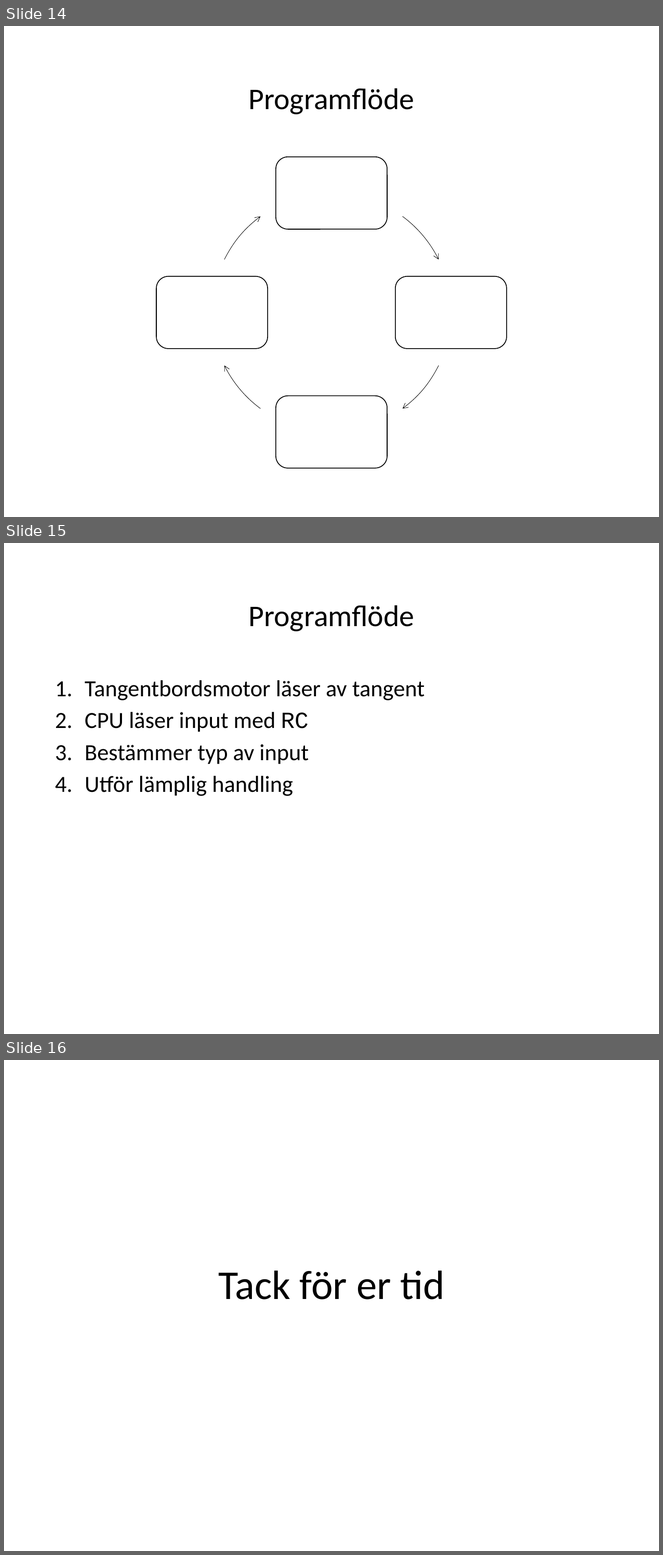
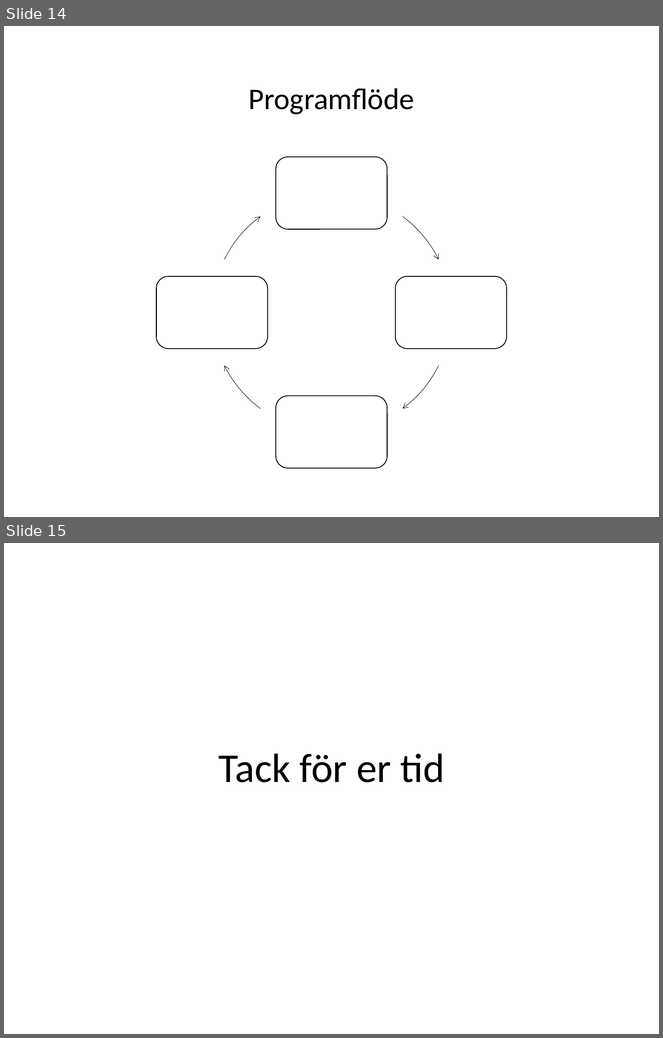
Before and after one commit to Jethro95/TSEA83_Graphing_Calculator, a slide deck: presentation/presentation_powerpoint.pptx. Shown one above the other, each under a label of ours: slides 14, 15 and 16 before the commit, slides 14 and 15 after it. The pictures are 663x1555 and 663x1038 pixels, drawn with LibreOffice and Linux fonts; fonts in the diff are those of the drawing. Boxes give left, top, right and bottom in pixels: in the first picture for what was removed or moved away, otherwise in the second. Text is boxed around its words. In the diff, an @@ line names an element or a change of style, - is before the commit and + after.

Commit message:
Add names to ppt and remove second flow slide

```diff
--- a/presentation/presentation_powerpoint.pptx
+++ b/presentation/presentation_powerpoint.pptx
@@ slide 15 removed at (4, 543, 659, 1034), background #FFFFFF @@
@@ title removed at (248, 605, 414, 631) @@
-Programflöde
@@ text removed at (85, 680, 425, 796) @@
-1. Tangentbordsmotor läser av tangent
-2. CPU läser input med RC
-3. Bestämmer typ av input
-4. Utför lämplig handling
@@ what was slide 16 is now slide 15 @@
```
